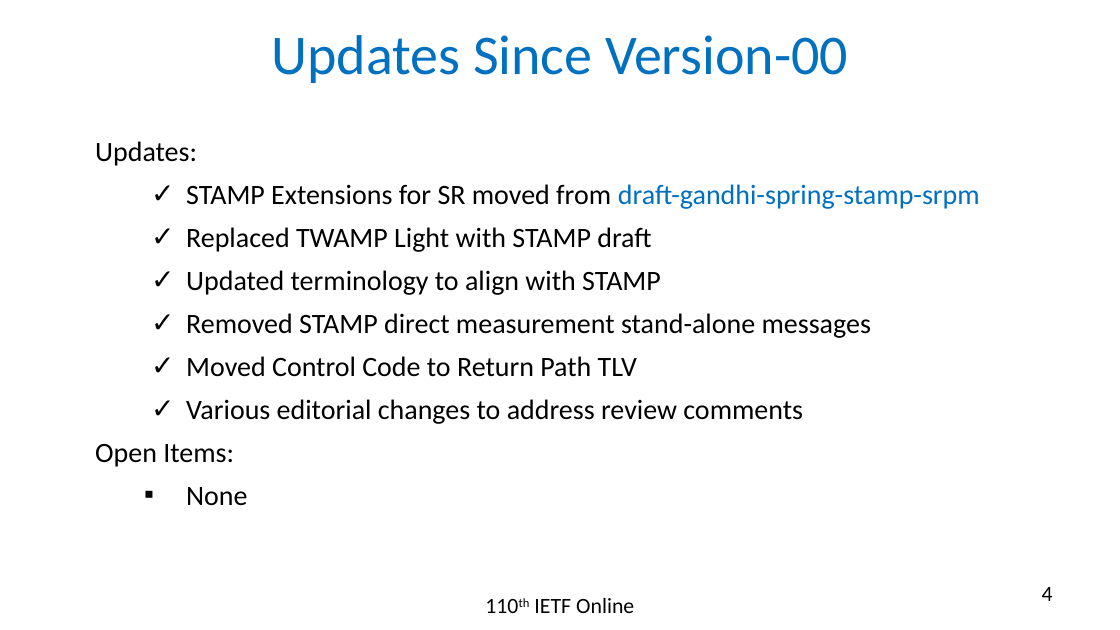
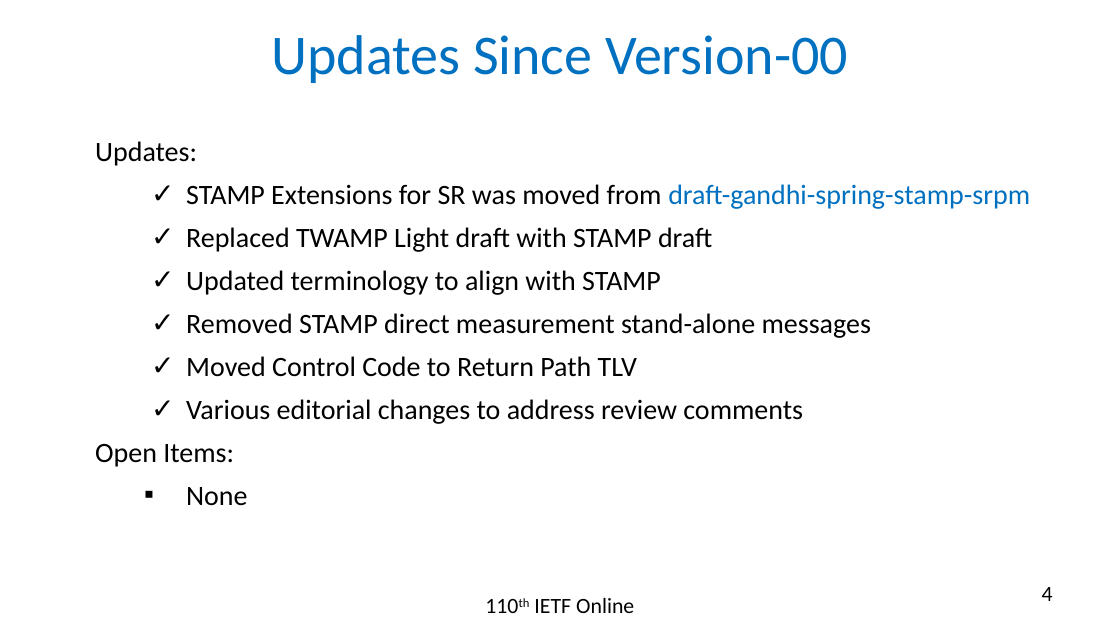
Before and after one commit to rakgandhi/ietf-slides, a slide deck: slide 4 of draft-gandhi-ippm-stamp-srpm-02.pptx. Drawn at 1120x630 pixels with LibreOffice and Linux fonts; fonts in the diff are those of the drawing. Boxes give left, top, right and bottom in pixels: in the first picture for what was removed or moved away, otherwise in the second. Text is boxed around its words. In the diff, an @@ line names an element or a change of style, - is before the commit and + after.

```diff
--- a/draft-gandhi-ippm-stamp-srpm-02.pptx
+++ b/draft-gandhi-ippm-stamp-srpm-02.pptx
@@ text at <box>186,184,1030,252</box>: text changed @@
-  ✓ STAMP Extensions for SR moved from draft-gandhi-spring-stamp-srpm
-  ✓ Replaced TWAMP Light with STAMP draft
+  ✓ STAMP Extensions for SR was moved from draft-gandhi-spring-stamp-srpm
+  ✓ Replaced TWAMP Light draft with STAMP draft
```
Also in this commit, not shown: 1 other slide changed, 3 other files.
